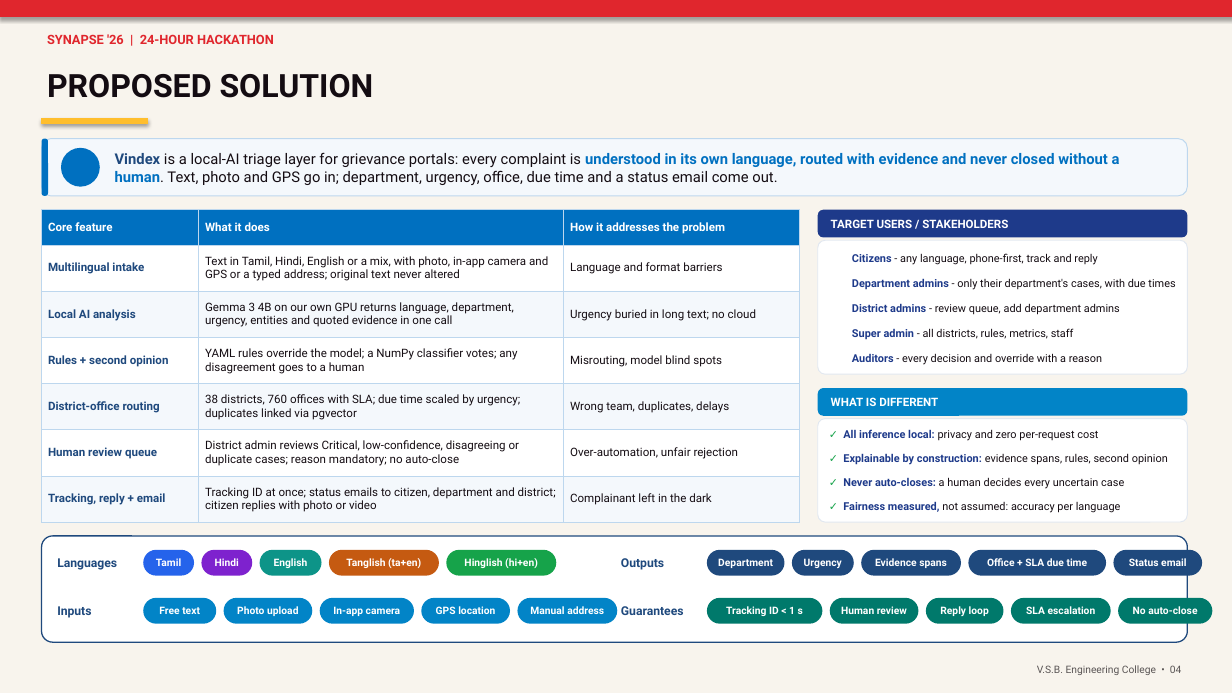
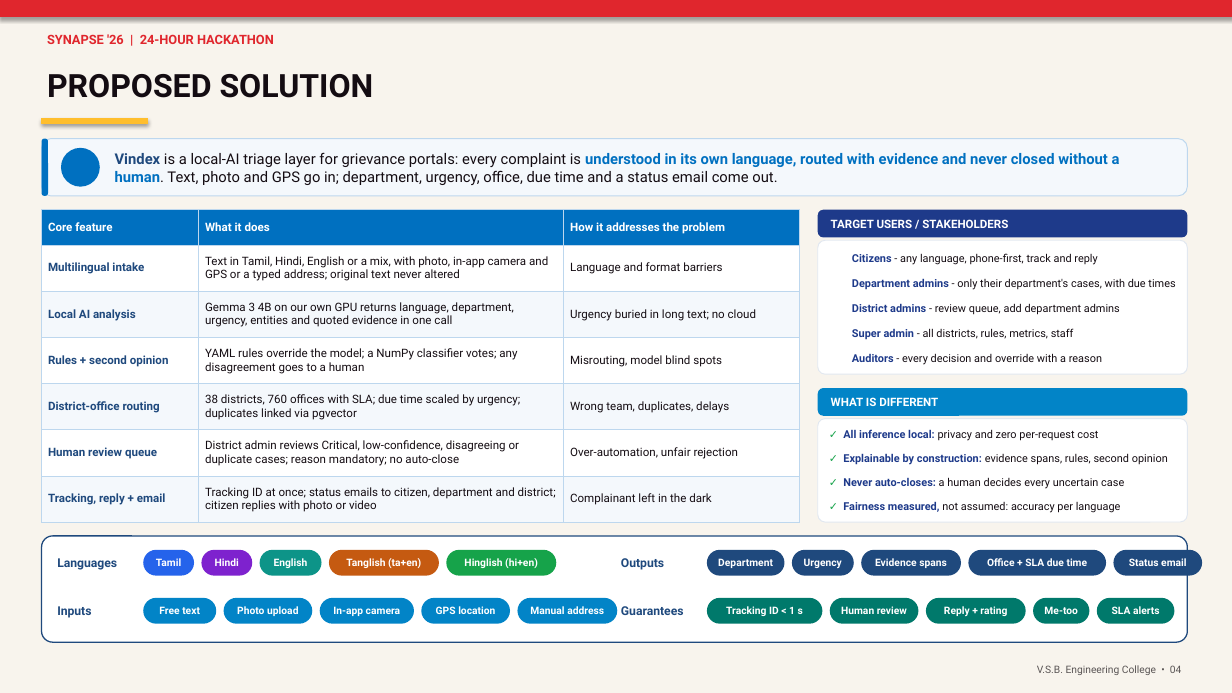
Before and after one commit to Balavigneshcse/AI_Grievance_Redressal_Prioritization_System, a slide deck: slide 3 of docs/sample.pptx. Drawn at 1232x693 pixels with LibreOffice and Linux fonts; fonts in the diff are those of the drawing; background and template pictures are left out. Boxes give left, top, right and bottom in pixels: in the first picture for what was removed or moved away, otherwise in the second. Text is boxed around its words. In the diff, an @@ line names an element or a change of style, - is before the commit and + after.

```diff
--- a/docs/sample.pptx
+++ b/docs/sample.pptx
@@ rounded rectangle: place and size @@
-rounded rectangle at box(926, 598, 1004, 624)
+rounded rectangle at box(926, 598, 1026, 624)
@@ rounded rectangle: place and size @@
-rounded rectangle at box(1011, 598, 1111, 624)
+rounded rectangle at box(1033, 598, 1090, 624)
@@ rounded rectangle: place and size @@
-rounded rectangle at box(1118, 598, 1213, 624)
+rounded rectangle at box(1097, 598, 1175, 624)
@@ text at box(944, 606, 1007, 616): text changed @@
-Reply loop
+Reply + rating
@@ text at box(1044, 606, 1077, 614): text changed @@
-SLA escalation
+Me-too
@@ text at box(1112, 606, 1160, 614): text changed @@
-No auto-close
+SLA alerts
```
Also in this commit, not shown: 2 other slides changed, 35 other files.
